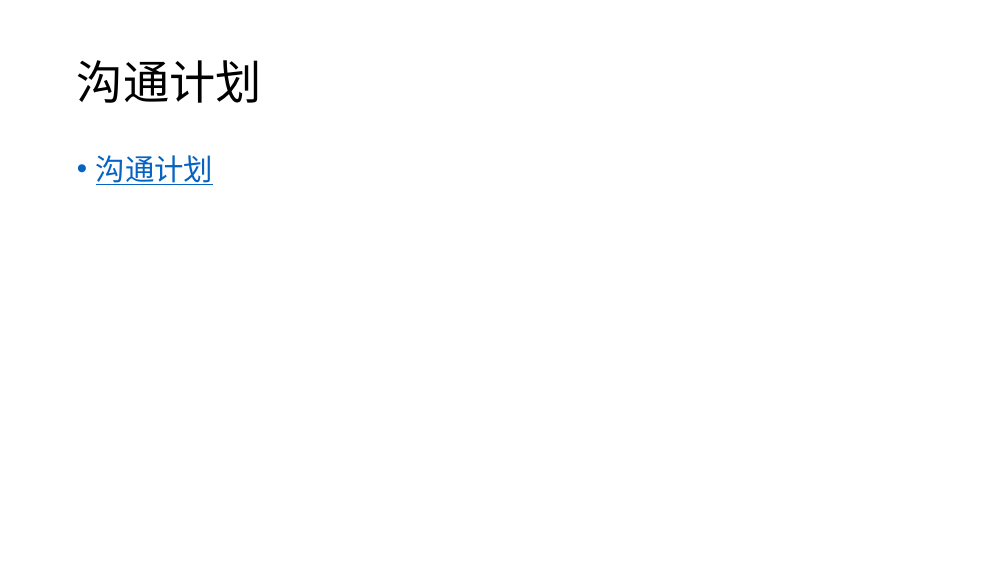
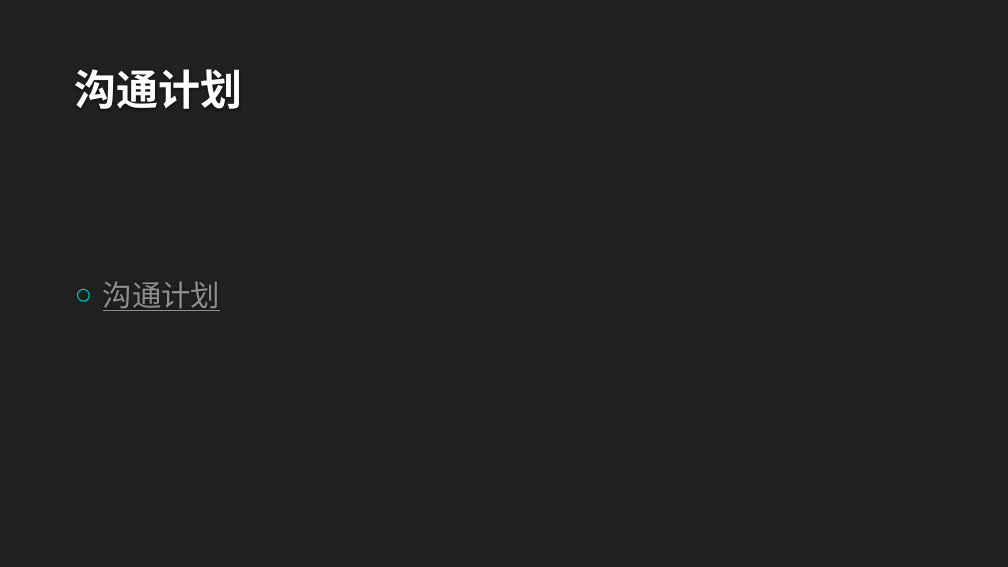
Before and after one commit to twn422/PRD2017, a slide deck: slide 23 of PRD-2017-G24/STW/受控文件/分析设计/项目总体计划/总体项目计划.pptx. Drawn at 1008x567 pixels with LibreOffice and Linux fonts; fonts in the diff are those of the drawing; background and template pictures are left out. Boxes give left, top, right and bottom in pixels: in the first picture for what was removed or moved away, otherwise in the second. Text is boxed around its words. In the diff, an @@ line names an element or a change of style, - is before the commit and + after.

Commit message:
修改计划

```diff
--- a/PRD-2017-G24/STW/受控文件/分析设计/项目总体计划/总体项目计划.pptx
+++ b/PRD-2017-G24/STW/受控文件/分析设计/项目总体计划/总体项目计划.pptx
@@ background #FFFFFF to #212121 @@
@@ title "沟通计划": place and size @@
-title "沟通计划" at (77,60,262,103)
+title "沟通计划" at (75,69,243,109)
@@ title "沟通计划" at (75,69,243,109): size 44 to 40 pt, font Noto Sans CJK SC to Quicksand, text colour #000000 to #FEFEFE, bold on; line spacing 0.9 to 1; vertical alignment middle to bottom @@
@@ text "沟通计划": place and size @@
-text "沟通计划" at (96,155,213,185)
+text "沟通计划" at (103,281,220,311)
@@ text "沟通计划" at (103,281,220,311): font Noto Sans CJK SC to Quicksand, text colour #0563C1 to #8F8F8F; bullet • to ○; line spacing 0.9 to 1; more space between paragraphs; vertical alignment top to middle @@
```
Also in this commit, not shown: 30 other slides changed, 3 other files.
